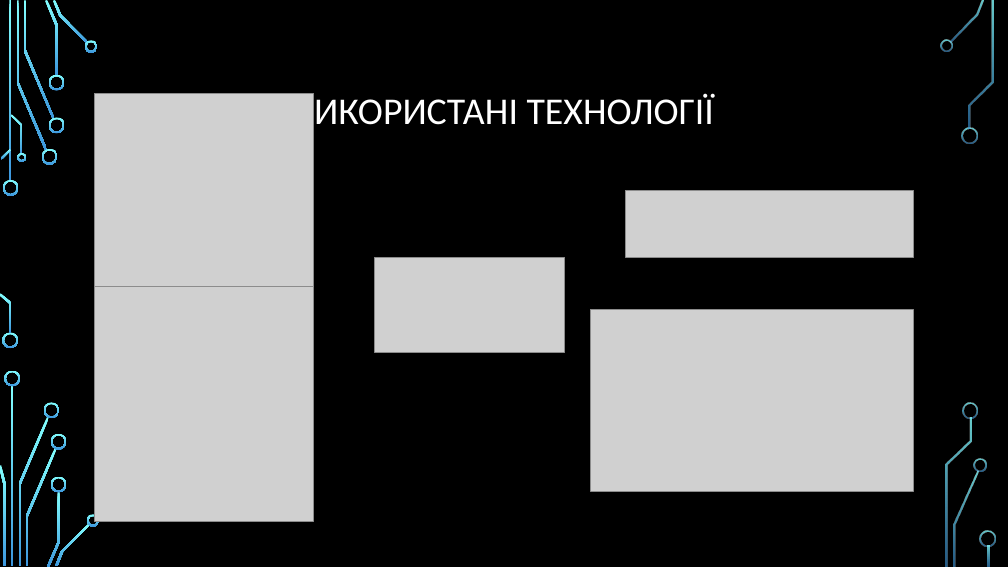
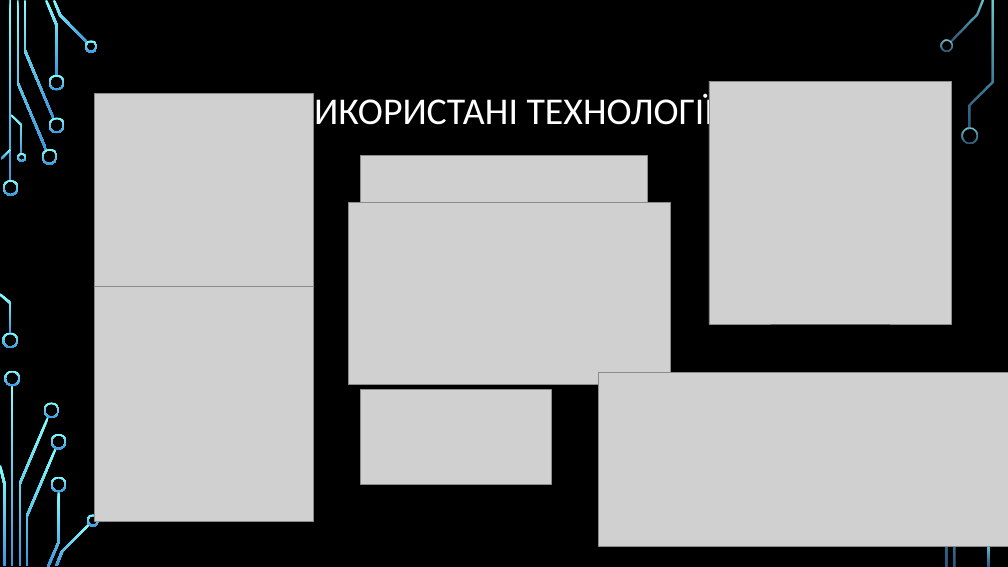
Before and after one commit to pptp78ec/TilePlanner, a slide deck: slide 3 of WayDo_backend_ukr.pptx. Drawn at 1008x567 pixels with LibreOffice and Linux fonts; fonts in the diff are those of the drawing; grey boxes stand for pictures; background and template pictures are left out. Boxes give left, top, right and bottom in pixels: in the first picture for what was removed or moved away, otherwise in the second. Text is boxed around its words. In the diff, an @@ line names an element or a change of style, - is before the commit and + after.

```diff
--- a/WayDo_backend_ukr.pptx
+++ b/WayDo_backend_ukr.pptx
@@ picture added at [709,81,952,324] @@
@@ picture: place and size @@
-picture at [626,191,913,258]
+picture at [360,156,647,223]
@@ picture: place and size @@
-picture at [591,310,913,492]
+picture at [349,203,671,384]
@@ picture: place and size @@
-picture at [374,257,565,352]
+picture at [361,389,551,485]
@@ picture added at [599,372,1008,546] @@
@@ freeform shape removed at [963,402,979,418] @@
@@ freeform shape removed at [974,459,987,472] @@
```
Also in this commit, not shown: 2 other slides changed, 4 slides added, 4 slides removed.
